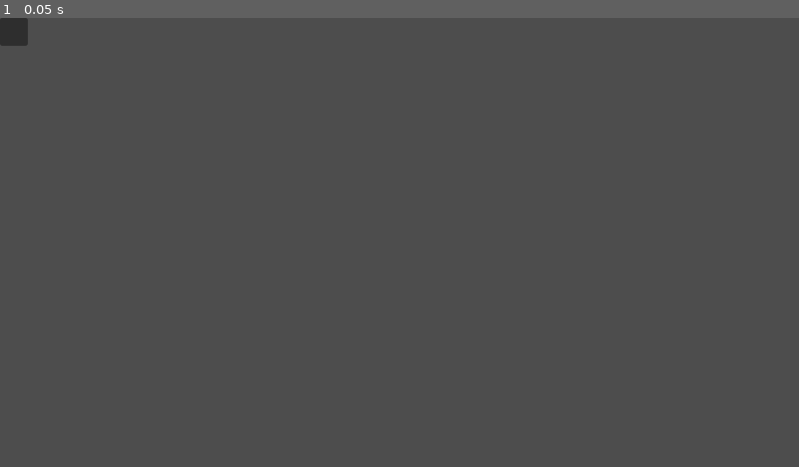
Above: before the commit, frame 1.
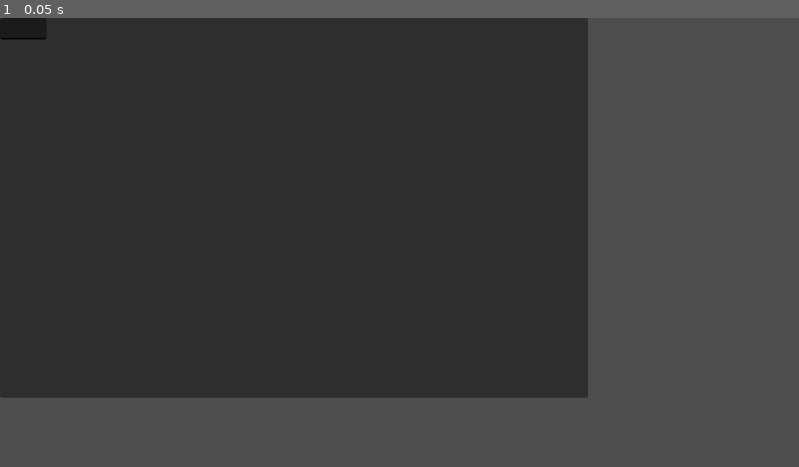
Above: after the commit, the same moment.

Repository: MoPaMo/NodeLineJS
Game: Godot game, scene res://scenes/Main.tscn
The game is run twice, just before and just after one commit, with the same random seed, the same clock (stepped at 60 frames per second) and the same inputs.
Inputs:
- Up to frame 1 (0.05 s): no input

The runs differ from the first frame. In frame 1, 62% of the frame differs, in the area x 0-74%, y 0-85%.

Commit message:
rework, new main

Diff:
--- /dev/null
+++ b/main2.tscn
@@ -0,0 +1,9 @@
+[gd_scene format=3 uid="uid://2bv84rnw0ce0"]
+
+[node name="Main2" type="Control"]
+layout_mode = 3
+anchors_preset = 15
+anchor_right = 1.0
+anchor_bottom = 1.0
+grow_horizontal = 2
+grow_vertical = 2
--- a/scenes/Main.tscn
+++ b/scenes/Main.tscn
@@ -1,12 +1,29 @@
-[gd_scene load_steps=3 format=3 uid="uid://cv8qkdy6lxlxw"]
-
-[ext_resource type="Script" path="res://scripts/main.gd" id="1_x07wh"]
-[ext_resource type="PackedScene" uid="uid://bgvwpkm2jhg7l" path="res://scenes/Node.tscn" id="2_j1t7o"]
+[gd_scene format=3 uid="uid://c0w8ijjtn1h4o"]
 
 [node name="Main" type="Control"]
 layout_mode = 3
 anchors_preset = 0
-script = ExtResource("1_x07wh")
 
-[node name="Node" parent="." instance=ExtResource("2_j1t7o")]
-script = null
+[node name="Panel" type="Panel" parent="."]
+layout_mode = 0
+offset_right = 848.0
+offset_bottom = 548.0
+
+[node name="Label" type="Label" parent="."]
+layout_mode = 0
+offset_right = 802.0
+offset_bottom = 269.0
+
+[node name="LineEdit" type="LineEdit" parent="."]
+layout_mode = 0
+offset_right = 67.0625
+offset_bottom = 31.0
+
+[node name="LineEdit2" type="LineEdit" parent="."]
+layout_mode = 0
+offset_right = 67.0625
+offset_bottom = 31.0
+
+[node name="LineEdit3" type="LineEdit" parent="."]
+offset_right = 67.0625
+offset_bottom = 31.0
--- a/scenes/Node.tscn
+++ /dev/null
@@ -1,14 +0,0 @@
-[gd_scene load_steps=2 format=3 uid="uid://bgvwpkm2jhg7l"]
-
-[ext_resource type="Script" path="res://scripts/Node.gd" id="1_hw2d3"]
-
-[node name="Node" type="Node2D"]
-script = ExtResource("1_hw2d3")
-
-[node name="Panel" type="Panel" parent="."]
-offset_right = 40.0
-offset_bottom = 40.0
-
-[node name="Label" type="Label" parent="."]
-offset_right = 40.0
-offset_bottom = 23.0
--- a/scenes/connection.tscn
+++ /dev/null
@@ -1,8 +0,0 @@
-[gd_scene load_steps=2 format=3 uid="uid://clemrcuyqoiah"]
-
-[ext_resource type="Script" path="res://scripts/connection.gd" id="1_5iuqc"]
-
-[node name="Connection" type="Node2D"]
-
-[node name="Line2D" type="Line2D" parent="."]
-script = ExtResource("1_5iuqc")
